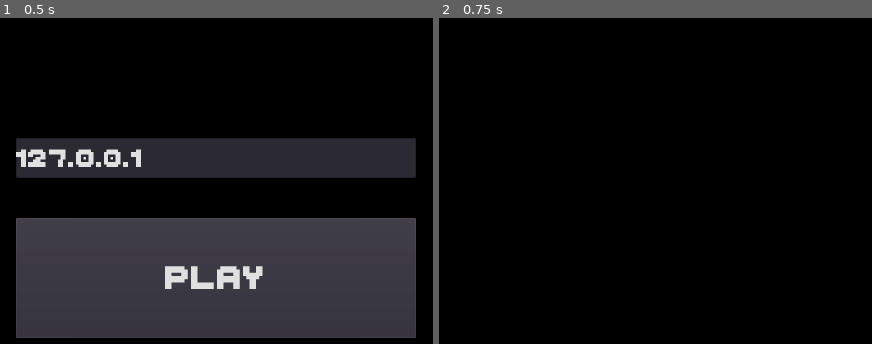
Above: before the commit, frames 1-2 (left to right).
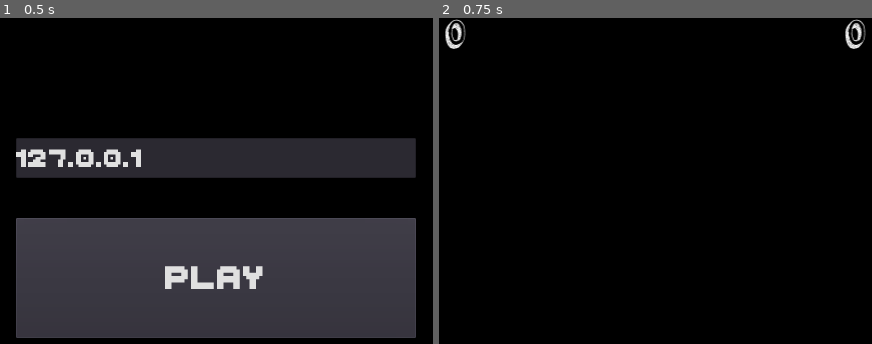
Above: after the commit, the same moments.

Repository: Ludermis/Podchest
Game: Godot game, scene res://Prefabs/Scenes/MainScene.tscn
Same seed, same stepped clock (60 frames per second), same inputs: the game is played once before the commit and once after it.
Inputs:
- Up to frame 1 (0.5 s): no input
- Up to frame 2 (0.75 s): click "Play" at 0.5 s

Frame 1 is identical in both runs. In frame 2, 0.5% of the frame differs, in the area x 1-99%, y 0-10%.

Commit message:
Lynext
Geliştirmeler

Diff:
--- a/Prefabs/Characters/Player.tscn
+++ b/Prefabs/Characters/Player.tscn
@@ -1,18 +1,25 @@
 [gd_scene load_steps=4 format=2]
 
 [ext_resource path="res://Scripts/Characters/Player.gd" type="Script" id=1]
-[ext_resource path="res://Sprites/Misc/box.png" type="Texture" id=2]
+[ext_resource path="res://Sprites/Characters/Squircle.png" type="Texture" id=2]
 
 [sub_resource type="RectangleShape2D" id=1]
 extents = Vector2( 32.1256, 32.2588 )
 
-[node name="Player" type="KinematicBody2D"]
+[node name="Player" type="KinematicBody2D" groups=[
+"Player",
+]]
 collision_layer = 0
 collision_mask = 0
 script = ExtResource( 1 )
 
 [node name="Sprite" type="Sprite" parent="."]
+scale = Vector2( 0.11, 0.11 )
 texture = ExtResource( 2 )
 
 [node name="CollisionShape2D" type="CollisionShape2D" parent="."]
 shape = SubResource( 1 )
+
+[node name="DirtTimer" type="Timer" parent="."]
+wait_time = 0.05
+[connection signal="timeout" from="DirtTimer" to="." method="_on_DirtTimer_timeout"]
--- /dev/null
+++ b/Prefabs/Effects/Dirt.tscn
@@ -0,0 +1,81 @@
+[gd_scene load_steps=15 format=2]
+
+[ext_resource path="res://Sprites/Effects/dirtsprite.png" type="Texture" id=1]
+[ext_resource path="res://Scripts/Effects/Dirt.gd" type="Script" id=2]
+[ext_resource path="res://Sprites/Misc/circle.png" type="Texture" id=3]
+
+[sub_resource type="AtlasTexture" id=1]
+flags = 4
+atlas = ExtResource( 1 )
+region = Rect2( 0, 0, 512, 512 )
+
+[sub_resource type="AtlasTexture" id=2]
+flags = 4
+atlas = ExtResource( 1 )
+region = Rect2( 512, 0, 512, 512 )
+
+[sub_resource type="AtlasTexture" id=3]
+flags = 4
+atlas = ExtResource( 1 )
+region = Rect2( 1024, 0, 512, 512 )
+
+[sub_resource type="AtlasTexture" id=4]
+flags = 4
+atlas = ExtResource( 1 )
+region = Rect2( 0, 512, 512, 512 )
+
+[sub_resource type="AtlasTexture" id=5]
+flags = 4
+atlas = ExtResource( 1 )
+region = Rect2( 512, 512, 512, 512 )
+
+[sub_resource type="AtlasTexture" id=6]
+flags = 4
+atlas = ExtResource( 1 )
+region = Rect2( 1024, 512, 512, 512 )
+
+[sub_resource type="AtlasTexture" id=7]
+flags = 4
+atlas = ExtResource( 1 )
+region = Rect2( 0, 1024, 512, 512 )
+
+[sub_resource type="AtlasTexture" id=8]
+flags = 4
+atlas = ExtResource( 1 )
+region = Rect2( 512, 1024, 512, 512 )
+
+[sub_resource type="AtlasTexture" id=9]
+flags = 4
+atlas = ExtResource( 1 )
+region = Rect2( 1024, 1024, 512, 512 )
+
+[sub_resource type="AtlasTexture" id=11]
+flags = 4
+atlas = ExtResource( 3 )
+region = Rect2( 0, 0, 986, 986 )
+
+[sub_resource type="SpriteFrames" id=10]
+animations = [ {
+"frames": [ SubResource( 1 ), SubResource( 2 ), SubResource( 3 ), SubResource( 4 ), SubResource( 5 ), SubResource( 6 ), SubResource( 7 ), SubResource( 8 ), SubResource( 9 ) ],
+"loop": true,
+"name": "default",
+"speed": 6.0
+}, {
+"frames": [ SubResource( 11 ) ],
+"loop": false,
+"name": "circle",
+"speed": 5.0
+} ]
+
+[node name="Dirt" type="AnimatedSprite" groups=[
+"Dirt",
+"Effect",
+]]
+self_modulate = Color( 0.752941, 0.752941, 0.752941, 1 )
+position = Vector2( -240.451, -216.144 )
+scale = Vector2( 0.1, 0.1 )
+z_index = -2
+frames = SubResource( 10 )
+animation = "circle"
+playing = true
+script = ExtResource( 2 )
--- /dev/null
+++ b/Prefabs/Scenes/AFKScene.tscn
@@ -0,0 +1,21 @@
+[gd_scene load_steps=3 format=2]
+
+[ext_resource path="res://Fonts/orange juice 2.0.ttf" type="DynamicFontData" id=1]
+
+[sub_resource type="DynamicFont" id=1]
+size = 199
+font_data = ExtResource( 1 )
+
+[node name="Node2D" type="Node2D"]
+
+[node name="Label" type="Label" parent="."]
+margin_right = 671.0
+margin_bottom = 210.0
+custom_fonts/font = SubResource( 1 )
+text = "AFK
+Hemen geri dönerim"
+align = 1
+valign = 1
+__meta__ = {
+"_edit_use_anchors_": false
+}
--- a/Prefabs/Scenes/GameScene.tscn
+++ b/Prefabs/Scenes/GameScene.tscn
@@ -1,6 +1,37 @@
-[gd_scene load_steps=2 format=2]
+[gd_scene load_steps=4 format=2]
 
+[ext_resource path="res://Fonts/orange juice 2.0.ttf" type="DynamicFontData" id=2]
 [ext_resource path="res://Scripts/Scenes/GameScene.gd" type="Script" id=3]
+
+[sub_resource type="DynamicFont" id=1]
+size = 67
+use_filter = true
+font_data = ExtResource( 2 )
 
 [node name="Main" type="Node2D"]
 script = ExtResource( 3 )
+
+[node name="CanvasLayer" type="CanvasLayer" parent="."]
+
+[node name="Score1" type="Label" parent="CanvasLayer"]
+margin_right = 640.0
+margin_bottom = 68.0
+custom_fonts/font = SubResource( 1 )
+text = "0"
+align = 1
+valign = 1
+__meta__ = {
+"_edit_use_anchors_": false
+}
+
+[node name="Score2" type="Label" parent="CanvasLayer"]
+margin_left = 640.0
+margin_right = 1280.0
+margin_bottom = 68.0
+custom_fonts/font = SubResource( 1 )
+text = "0"
+align = 1
+valign = 1
+__meta__ = {
+"_edit_use_anchors_": false
+}
--- a/Scripts/Characters/Player.gd
+++ b/Scripts/Characters/Player.gd
@@ -5,16 +5,18 @@
 var acceleration = 64
 var maxSpeed = 384
 var peerID
+var team = -1
 
 func _ready():
-	pass
+	$DirtTimer.start()
 
-func setup (id, pos, color):
+func setup (id, pos, color, t):
 	peerID = id
 	position = pos
 	set_physics_process(true)
 	Vars.players[peerID] = self
 	modulate = color
+	team = t
 
 func _physics_process(delta):
 	if peerID != Client.selfPeerID:
@@ -34,3 +36,18 @@
 		velocity.y = lerp(velocity.y,0,Vars.friction)
 	velocity = move_and_slide(velocity,Vector2.UP)
 	get_tree().root.get_node("Main").rpc_unreliable_id(1,"updatePosition",Client.selfPeerID,position)
+
+
+func _on_DirtTimer_timeout():
+	for x in range(1,Vars.dirtCount + 1):
+		var i = Vars.dirts[x]
+		if i.is_in_group("Dirt") && i.position.distance_to(position) < 32:
+			if i.realColor != modulate:
+				get_tree().root.get_node("Main").rpc_id(1,"dirtChanged",i.id,modulate)
+				break
+	for x in range(1,Vars.dirtCount + 1):
+		var i = Vars.dirts[x]
+		if i.is_in_group("Dirt") && i.position.distance_to(position) < 32:
+			if i.realColor == modulate:
+				return
+	get_tree().root.get_node("Main").rpc_id(1,"dirtCreated",position,modulate)
--- /dev/null
+++ b/Scripts/Effects/Dirt.gd
@@ -0,0 +1,20 @@
+extends AnimatedSprite
+
+var id : int
+var maxSize
+var realColor
+
+func _ready():
+	maxSize = scale.x
+	scale.x = 0
+	scale.y = 0
+
+func _process(delta):
+	if modulate != realColor:
+		modulate.r = lerp(modulate.r,realColor.r,delta * 4)
+		modulate.g = lerp(modulate.g,realColor.g,delta * 4)
+		modulate.b = lerp(modulate.b,realColor.b,delta * 4)
+	if scale.x == maxSize:
+		return
+	scale.x = min(scale.x + delta / 2, maxSize)
+	scale.y = min(scale.y + delta / 2, maxSize)
--- a/Scripts/Global/Vars.gd
+++ b/Scripts/Global/Vars.gd
@@ -4,6 +4,12 @@
 var serverIP = ""
 var serverPort = 27015
 var players = {}
+var dirtCount = 0
+var dirts = {}
+var teams = {}
+var teamsByColors = {}
+var myTeam = -1
+var scores = {1: 0, 2: 0}
 
 func _ready():
 	pass
--- a/Scripts/Scenes/GameScene.gd
+++ b/Scripts/Scenes/GameScene.gd
@@ -19,8 +19,44 @@
 remote func playerJoined (who, d):
 	print(str("New user instanced ", who))
 	var newPlayer = preload("res://Prefabs/Characters/Player.tscn").instance()
-	newPlayer.setup(who,d["position"],d["color"])
+	newPlayer.setup(who,d["position"],d["color"],d["team"])
 	if newPlayer.peerID == Client.selfPeerID:
 		print("Camera working.")
+		Vars.myTeam = d["team"]
 		newPlayer.add_child(preload("res://Prefabs/Misc/PlayerCamera.tscn").instance())
 	add_child(newPlayer)
+
+remote func playerDisconnected (who):
+	print(str("A user disconnected ", who))
+	Vars.players[who].queue_free()
+
+remote func dirtCreated (d):
+	Vars.dirtCount += 1
+	var node = preload("res://Prefabs/Effects/Dirt.tscn").instance()
+	print("Dirt created " + str(Vars.dirtCount))
+	node.id = d["id"]
+	Vars.dirts[node.id] = node
+	node.position = d["position"]
+	node.realColor = d["color"]
+	Vars.scores[Vars.teamsByColors[node.realColor]] += 1
+	get_tree().root.get_node("Main").add_child(node)
+	if Vars.teamsByColors[Vars.dirts[d["id"]].realColor] != Vars.myTeam:
+		Vars.dirts[d["id"]].z_index = -1
+	$"CanvasLayer/Score1".text = str(Vars.scores[1])
+	$"CanvasLayer/Score2".text = str(Vars.scores[2])
+
+remote func dirtChanged (d):
+	Vars.scores[Vars.teamsByColors[Vars.dirts[d["id"]].realColor]] -= 1
+	Vars.dirts[d["id"]].realColor = d["color"]
+	Vars.scores[Vars.teamsByColors[Vars.dirts[d["id"]].realColor]] += 1
+	if Vars.teamsByColors[Vars.dirts[d["id"]].realColor] != Vars.myTeam:
+		Vars.dirts[d["id"]].z_index = -1
+	$"CanvasLayer/Score1".text = str(Vars.scores[1])
+	$"CanvasLayer/Score2".text = str(Vars.scores[2])
+
+remote func updateTeams (d):
+	Vars.teams = d
+	for i in Vars.teams:
+		Vars.teamsByColors[Vars.teams[i]["color"]] = i
+	$"CanvasLayer/Score1".modulate = Vars.teams[1]["color"]
+	$"CanvasLayer/Score2".modulate = Vars.teams[2]["color"]
--- a/project.godot
+++ b/project.godot
@@ -17,6 +17,7 @@
 
 config/name="Podchest"
 run/main_scene="res://Prefabs/Scenes/MainScene.tscn"
+boot_splash/image="res://Sprites/Misc/black.png"
 config/icon="res://icon.png"
 
 [autoload]
Binary file added: Fonts/orange juice 2.0.ttf
Binary file added: Sprites/Characters/Squircle.png
Not shown, added: Sprites/Characters/Squircle.png.import
Binary file added: Sprites/Effects/dirt1.png
Not shown, added: Sprites/Effects/dirt1.png.import
Binary file added: Sprites/Effects/dirtsprite.png
Not shown, added: Sprites/Effects/dirtsprite.png.import
Binary file added: Sprites/Misc/circle.png
Not shown, added: Sprites/Misc/circle.png.import
